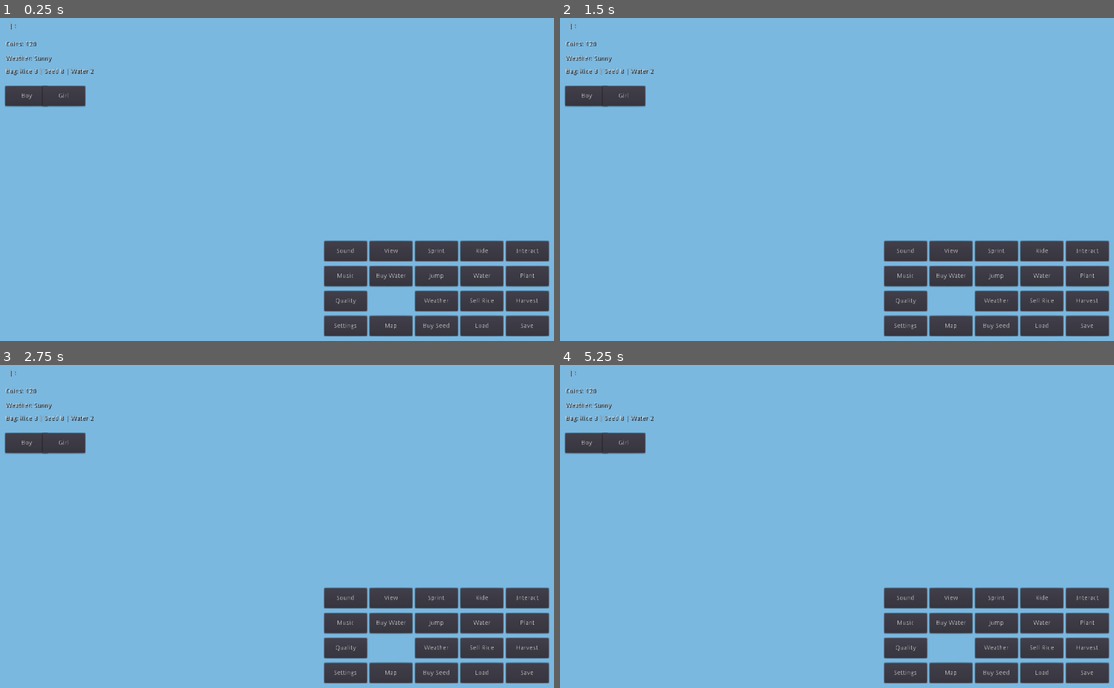
Above: before the commit, frames 1-4 (two rows, left to right).
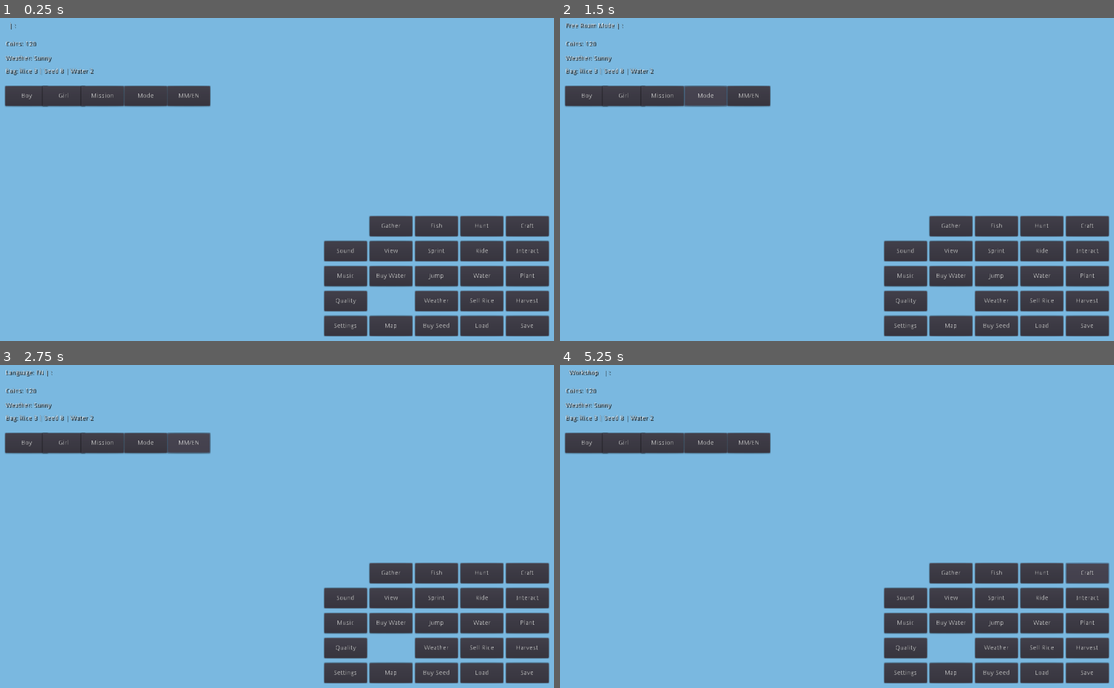
Above: after the commit, the same moments.

Repository: gikoko611/G.I-KO-KO-MYANMAR-OPEN-WORLD-3D-
Game: Godot game, scene res://scenes/main.tscn
The game is run twice, just before and just after one commit, with the same random seed, the same clock (stepped at 60 frames per second) and the same inputs.
Inputs (mouse positions are in pixels of both pictures, inside the frame that each line leads up to):
- Up to frame 1 (0.25 s): no input
- Up to frame 2 (1.5 s): click (665, 95) at 0.5 s, where only the run after the commit has a clickable "Mission"; click (704, 95) at 1.25 s, where only the run after the commit has a clickable "Mode"
- Up to frame 3 (2.75 s): click (188, 442) at 2 s, where only the run after the commit has a clickable "MM/EN"
- Up to frame 4 (5.25 s): click (953, 571) at 2.75 s, where only the run after the commit has a clickable "Gather"; click (997, 571) at 3.5 s, where only the run after the commit has a clickable "Fish"; click (1041, 571) at 4.25 s, where only the run after the commit has a clickable "Hunt"; click (1086, 571) at 5 s, where only the run after the commit has a clickable "Craft"

The runs differ from the first frame. In frame 1, 3.7% of the frame differs, in the area x 14-100%, y 20-68%; in frame 2, 3.8%, in the area x 1-100%, y 1-68%; in frame 3, 3.8%; in frame 4, 3.8%.
Error in both runs: Invalid set index 'specular' (on base: 'SpatialMaterial') with value of type 'float'. (res://scripts/world_builder.gd:93)

Commit message:
Add bilingual mission, mode, fishing, hunting and workshop controls

Diff:
--- a/scripts/touch_ui.gd
+++ b/scripts/touch_ui.gd
@@ -33,6 +33,13 @@
     dialogue_label.add_color_override("font_color", Color(1.0,0.88,0.55))
     _button(root, "Boy", Vector2(18,158), "boy")
     _button(root, "Girl", Vector2(100,158), "girl")
+    _button(root, "Mission", Vector2(185,158), "mission")
+    _button(root, "Mode", Vector2(280,158), "mode")
+    _button(root, "MM/EN", Vector2(375,158), "language")
+    _button(root, "Gather", Vector2(-460,-275), "gather", true)
+    _button(root, "Fish", Vector2(-360,-275), "fish", true)
+    _button(root, "Hunt", Vector2(-260,-275), "hunt", true)
+    _button(root, "Craft", Vector2(-160,-275), "craft", true)
     _button(root, "Sprint", Vector2(-360,-220), "sprint", true)
     _button(root, "Jump", Vector2(-360,-165), "jump", true)
     _button(root, "View", Vector2(-460,-220), "view", true)
